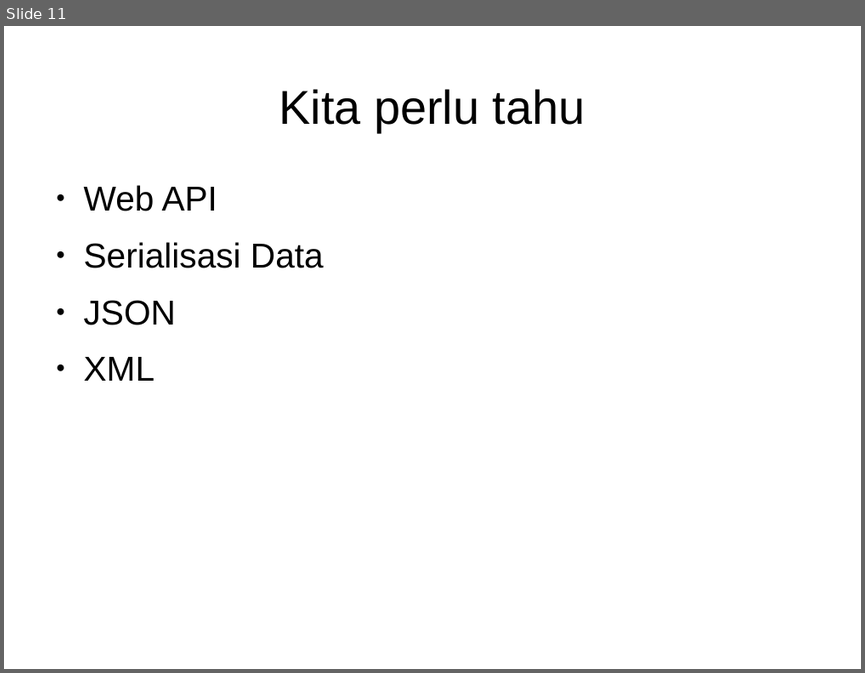
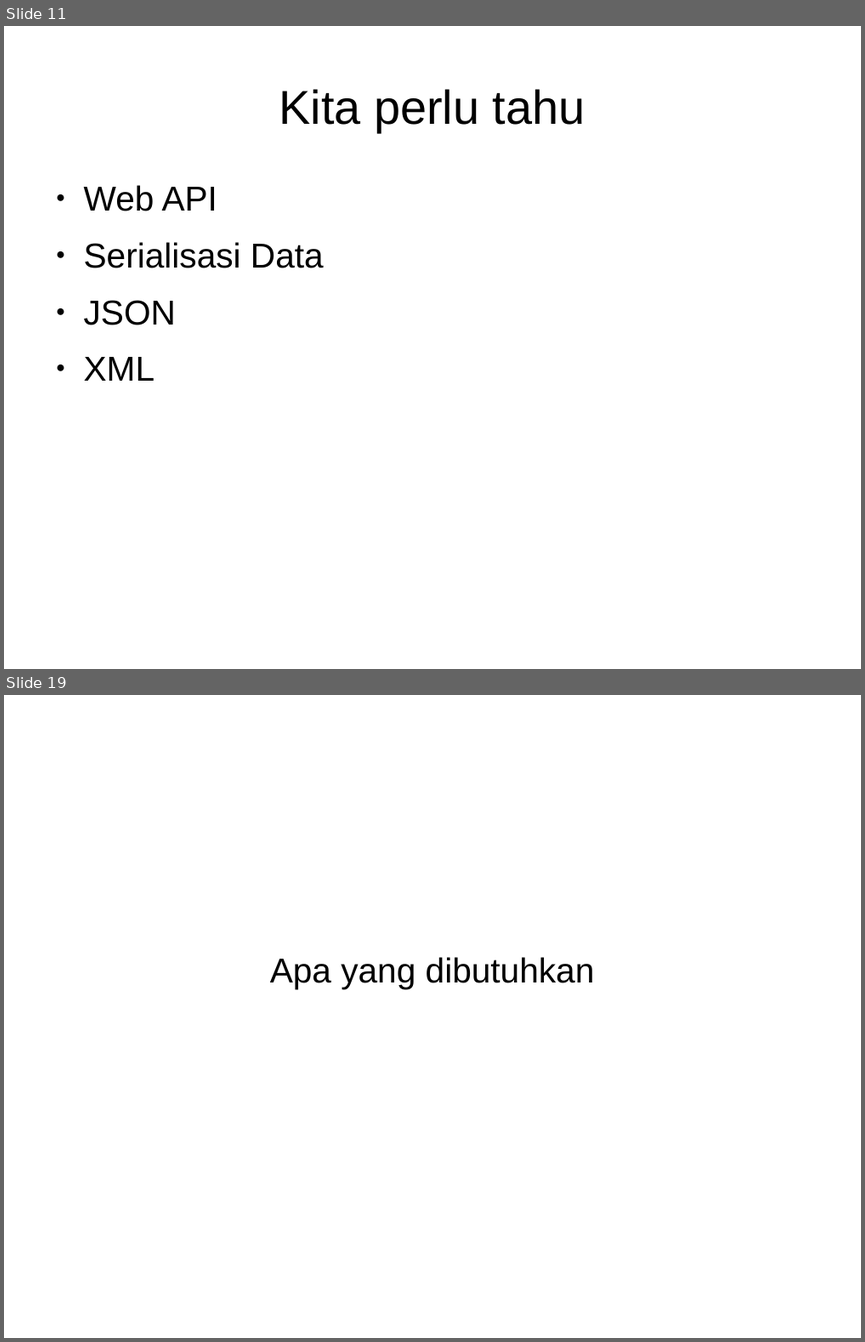
Before and after one commit to muhammadghazali/ghanoz-json-skripsi, a slide deck: slide-presentasi/presentasi-tugas-akhir.odp. Shown one above the other, each under a label of ours: slide 11 before the commit, slides 11 and 19 after it; the slides between them are not shown. The pictures are 865x673 and 865x1342 pixels, drawn with LibreOffice and Linux fonts; fonts in the diff are those of the drawing. Boxes give left, top, right and bottom in pixels: in the first picture for what was removed or moved away, otherwise in the second. Text is boxed around its words. In the diff, an @@ line names an element or a change of style, - is before the commit and + after.

```diff
--- a/slide-presentasi/presentasi-tugas-akhir.odp
+++ b/slide-presentasi/presentasi-tugas-akhir.odp
@@ slide 19 added at (x1=4, y1=695, x2=861, y2=1338), background #FFFFFF @@
@@ subtitle added at (x1=270, y1=957, x2=595, y2=989), 32 pt, text #000000 @@
+Apa yang dibutuhkan
```
Also in this commit, not shown: 30 other slides added, 26 other files.
